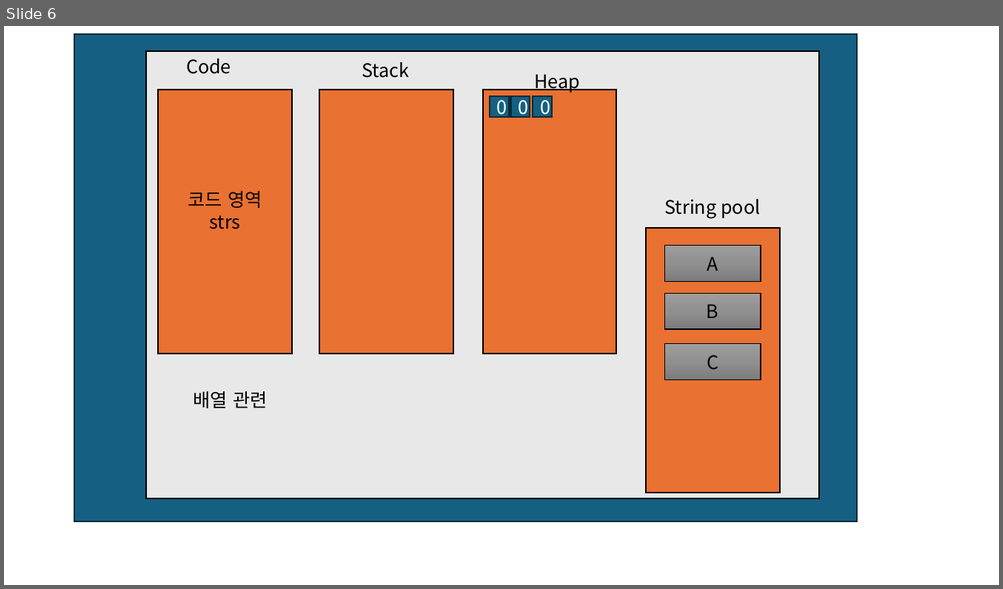
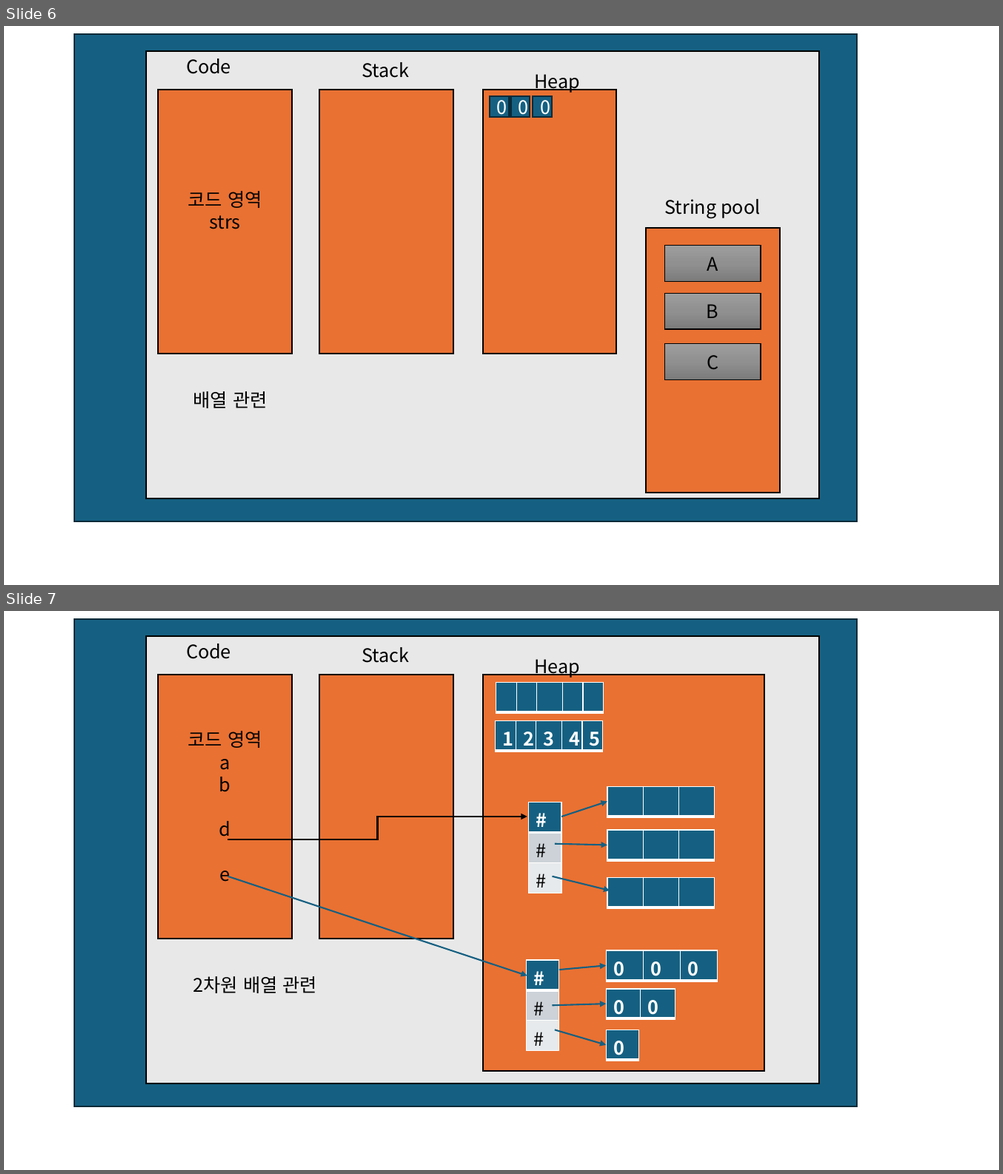
Before and after one commit to jhs0106/sm25java, a slide deck: 영역.pptx. Shown one above the other, each under a label of ours: slide 6 before the commit, slides 6 and 7 after it. The pictures are 1003x589 and 1003x1174 pixels, drawn with LibreOffice and Linux fonts; fonts in the diff are those of the drawing. Boxes give left, top, right and bottom in pixels: in the first picture for what was removed or moved away, otherwise in the second. Text is boxed around its words. In the diff, an @@ line names an element or a change of style, - is before the commit and + after.

```diff
--- a/영역.pptx
+++ b/영역.pptx
@@ slide 7 added at box(4, 611, 999, 1170), background #FFFFFF @@
@@ rectangle added at box(74, 619, 856, 1107), fill #156082, outline #092A39 1.5 pt @@
@@ rectangle added at box(147, 636, 819, 1084), fill #E8E8E8, outline #000000 1.5 pt @@
@@ text added at box(186, 644, 231, 659), 18 pt, text #000000 @@
+Code
@@ text added at box(361, 647, 409, 663), 18 pt, text #000000 @@
+Stack
@@ rectangle added at box(159, 675, 292, 940), fill #E97132, outline #000000 1.5 pt, 18 pt, text #000000 @@
+코드 영역
+a
+b
+d
+e
@@ rectangle added at box(319, 675, 453, 940), fill #E97132, outline #000000 1.5 pt @@
@@ rectangle added at box(483, 675, 764, 1071), fill #E97132, outline #000000 1.5 pt @@
@@ text added at box(535, 659, 580, 678), 18 pt, text #000000 @@
+Heap
@@ table added at box(495, 682, 602, 712), 1 rows, 5 columns @@
+ |  |  |  | 
@@ table added at box(495, 721, 602, 753), 1 rows, 5 columns @@
+1 | 2 | 3 | 4 | 5
@@ table added at box(607, 786, 714, 817), 1 rows, 3 columns @@
+ |  | 
@@ table added at box(529, 803, 561, 894), 3 rows, 1 columns @@
+#
+#
+#
@@ arrow added from (561, 817) to (607, 802), #156082 1.5 pt @@
@@ elbow arrow added from (227, 840) to (527, 817), #000000 1.5 pt @@
@@ table added at box(607, 830, 714, 861), 1 rows, 3 columns @@
+ |  | 
@@ arrow added from (555, 844) to (607, 846), #156082 1.5 pt @@
@@ arrow added from (227, 877) to (527, 976), #156082 1.5 pt @@
@@ arrow added from (552, 877) to (610, 891), #156082 1.5 pt @@
@@ table added at box(607, 878, 714, 908), 1 rows, 3 columns @@
+ |  | 
@@ table added at box(526, 960, 559, 1051), 3 rows, 1 columns @@
+#
+#
+#
@@ table added at box(606, 951, 718, 983), 1 rows, 3 columns @@
+0 | 0 | 0
@@ text added at box(193, 977, 316, 994), 18 pt, text #000000 @@
+2차원 배열 관련
@@ arrow added from (559, 970) to (606, 966), #156082 1.5 pt @@
@@ arrow added from (552, 1005) to (606, 1004), #156082 1.5 pt @@
@@ table added at box(606, 989, 674, 1022), 1 rows, 2 columns @@
+0 | 0
@@ arrow added from (555, 1031) to (606, 1045), #156082 1.5 pt @@
@@ table added at box(606, 1031, 639, 1062), 1 rows, 1 columns @@
+0
```
Also in this commit, not shown: 8 other files.
